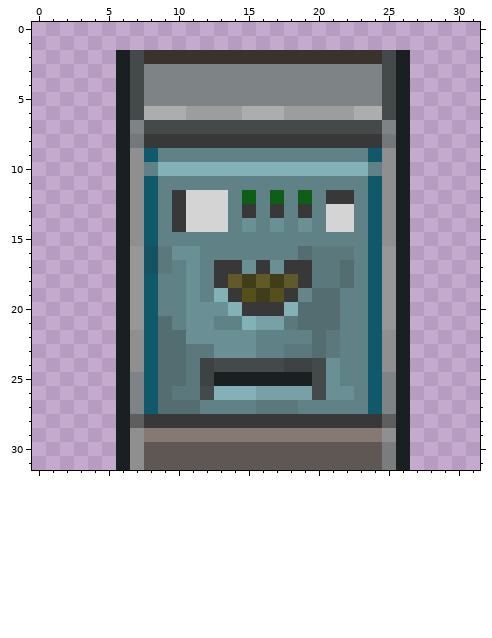
Pixel-art sprite, stored at Resources/Textures/_RMC14/Structures/Machines/VendingMachines/snack.rsi/broken.png. Above is the file before it was changed.
The file is 32x32 pixels. Colours within 5 levels of each other are drawn and written as one.
The same view after the edit:
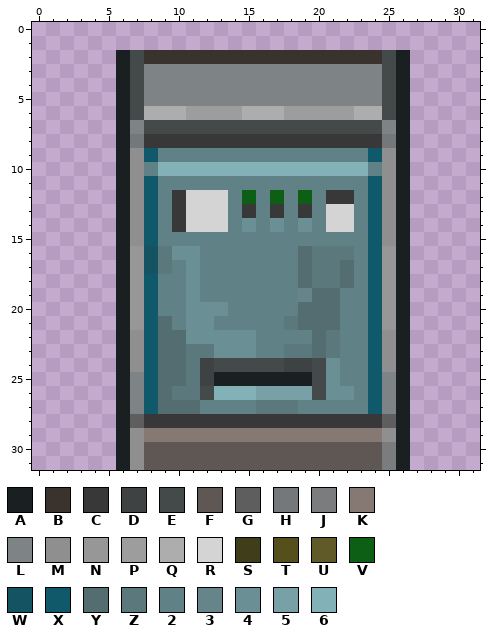
Palette (. is transparent): A #1a2022  B #3a322c  C #383838  D #3e4243  E #44494a  F #5e5754  G #5e5e5e  H #74787b  J #7b7c7d  K #867872  L #7e8386  M #8f8f8f  N #979797  P #9d9d9d  Q #adadad  R #d4d4d4  S #403d1a  T #554f1b  U #5f5a28  V #0c5f15  W #145362  X #10596a  Y #546d71  Z #5b787c  2 #608186  3 #66858b  4 #6a8f94  5 #77a0a7  6 #82b1b8
The exact change:
@@ x 11..21 @@
 16 42222222YZZ
-17 42CC4C4CCZZ
-18 42CUSUSUCZZ
-19 426CTSTC3YY
-20 4446CCC6YYY
-21 4422655ZYYY
+17 42222222YZZ
+18 42222222YZZ
+19 422222223YY
+20 44422222YYY
+21 4422222ZYYY
 22 444442222YZ
